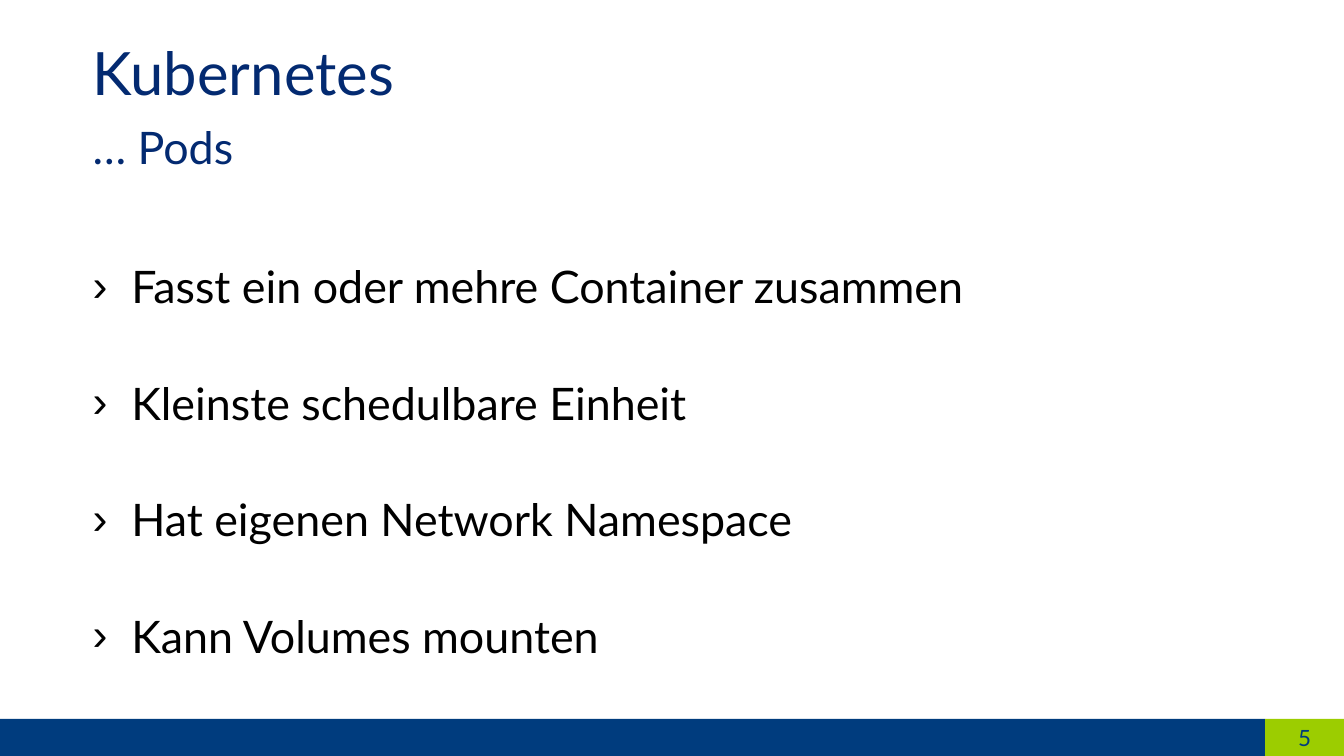
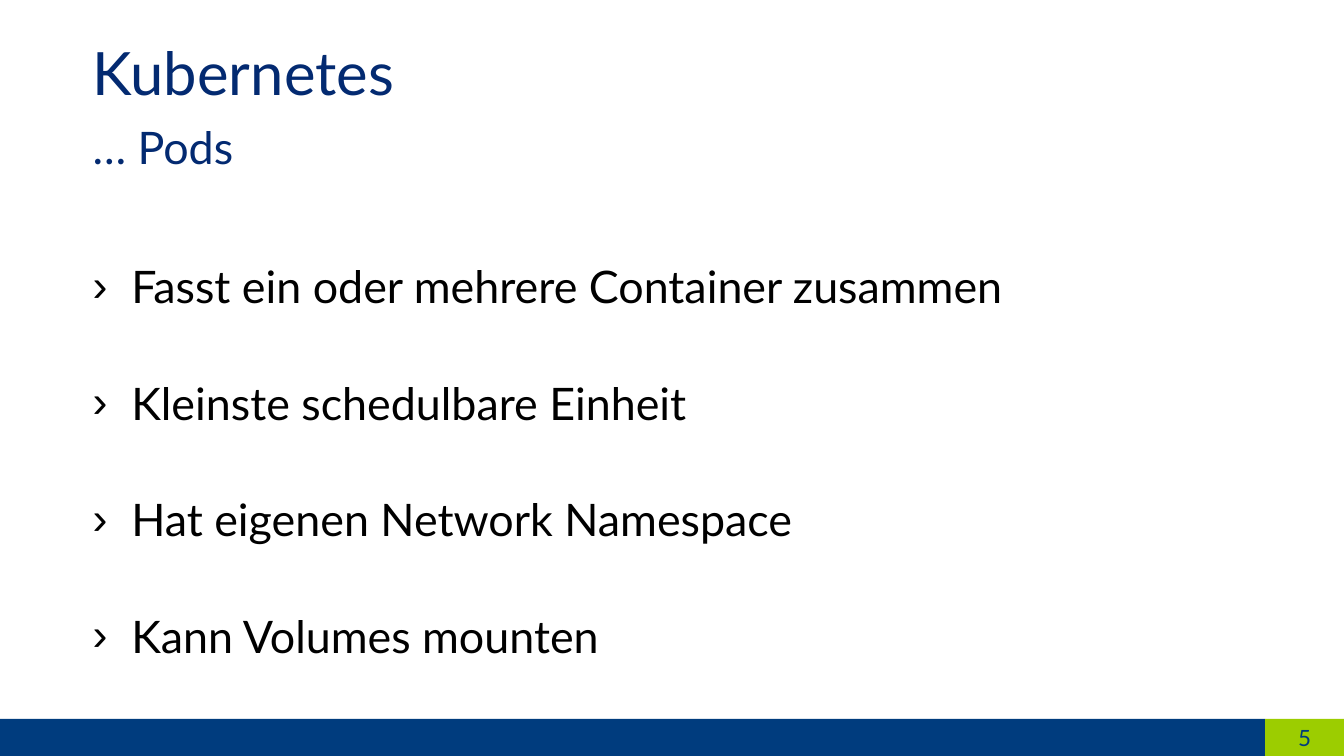
Before and after one commit to hikhvar/prometheus-kubernetes-demo, a slide deck: slide 5 of slides/slides.potx. Drawn at 1344x756 pixels with LibreOffice and Linux fonts; fonts in the diff are those of the drawing. Boxes give left, top, right and bottom in pixels: in the first picture for what was removed or moved away, otherwise in the second. Text is boxed around its words. In the diff, an @@ line names an element or a change of style, - is before the commit and + after.

```diff
--- a/slides/slides.potx
+++ b/slides/slides.potx
@@ text at (131, 270, 1002, 304): text changed @@
-› Fasst ein oder mehre Container zusammen
+› Fasst ein oder mehrere Container zusammen
```
Also in this commit, not shown: 9 other slides changed, 1 other file.
